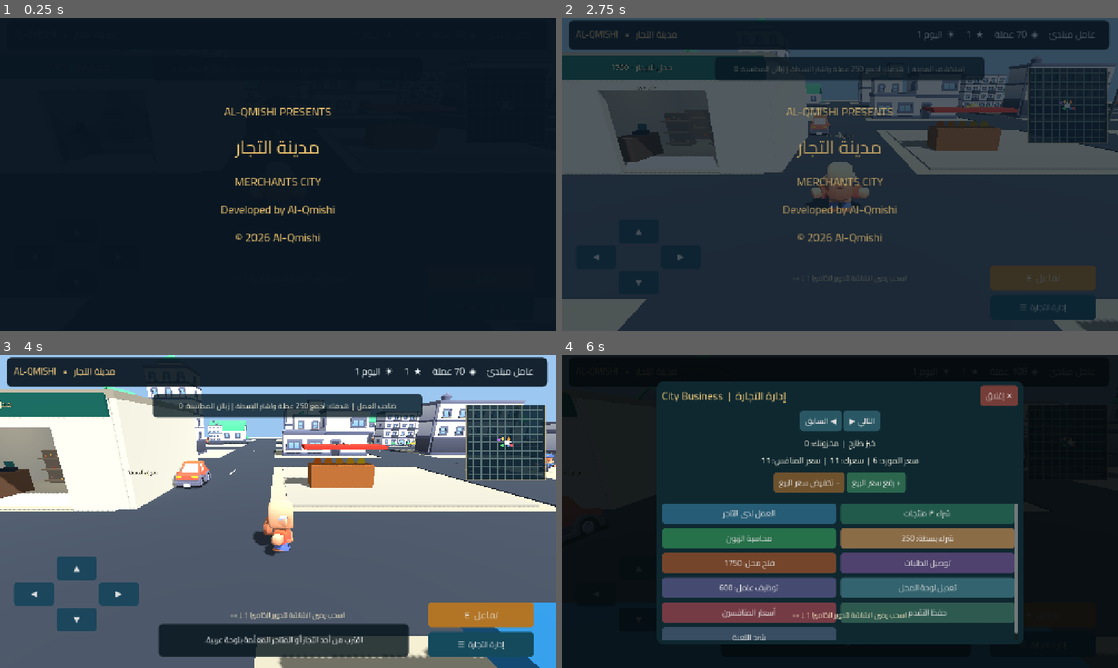
Above: before the commit, frames 1-4 (two rows, left to right).
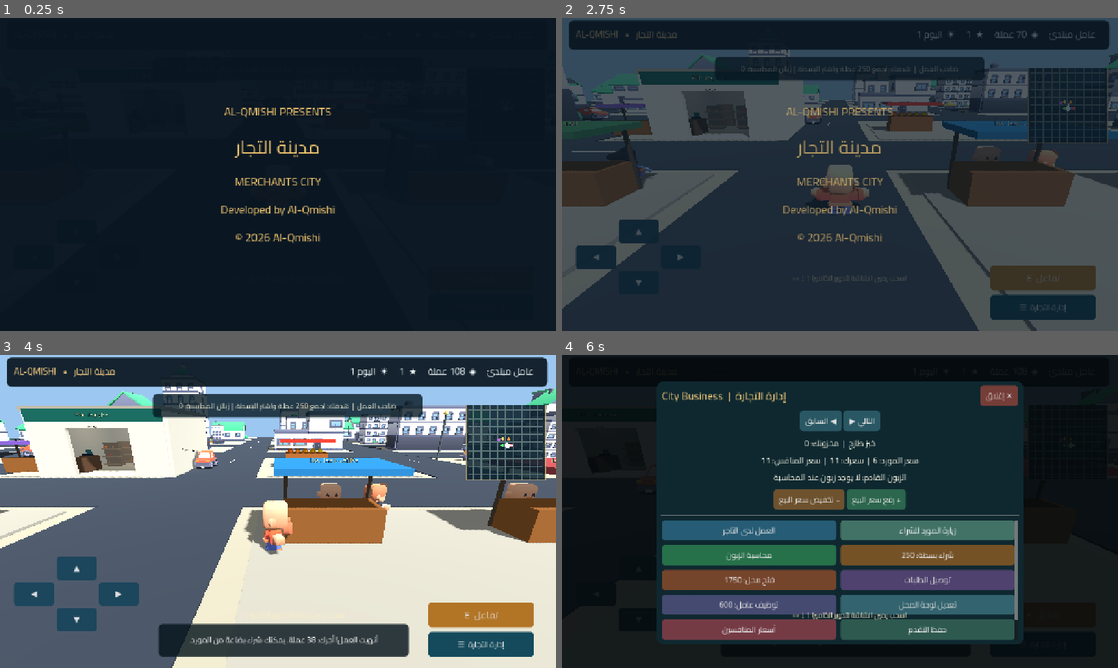
Above: after the commit, the same moments.

Repository: lllbx5ll-crypto/LLLLSLLLL
Game: Godot game, scene res://scenes/Main.tscn
The game is run twice, just before and just after one commit, with the same random seed, the same clock (stepped at 60 frames per second) and the same inputs.
Inputs (mouse positions are in pixels of both pictures, inside the frame that each line leads up to):
- Up to frame 1 (0.25 s): no input
- Up to frame 2 (2.75 s): click "▲" at 0.5 s; click "◀" at 1.25 s; click "▶" at 2 s
- Up to frame 3 (4 s): tap Enter at 2.75 s; move the mouse to (400, 495) at 2.77 s; hold D 2.78-3.5 s; tap E at 2.85 s; click (400, 495) at 2.92 s; drag from (166, 527) to (250, 574) at 3.52 s
- Up to frame 4 (6 s): move the mouse to (895, 442) at 4.27 s; hold D 4.28-5 s; tap Tab at 4.35 s; click (895, 442) at 4.42 s; tap E at 4.55 s; click (928, 514) at 5 s, where only the run before the commit has a clickable "شراء ٣ منتجات"; click (928, 530) at 5.75 s, where only the run after the commit has a clickable "زيارة المورد للشراء"

The runs differ from the first frame. In frame 2, 37% of the frame differs, in the area x 0-100%, y 10-100%; in frame 3, 49%, in the area x 0-100%, y 0-100%; in frame 4, 27%.

Commit message:
Add in-world wholesale merchant purchase dialogue with quantity selector; improve player spawn and orientation

Diff:
--- a/scripts/Avatar.gd
+++ b/scripts/Avatar.gd
@@ -51,6 +51,8 @@
 	detailed_visual = (scene as PackedScene).instantiate()
 	detailed_visual.name = "HumanCharacter3D"
 	add_child(detailed_visual)
+	# Face away from the chase camera when standing still.
+	detailed_visual.rotation.y = PI
 	preload("res://scripts/ModelFit.gd").person(detailed_visual, 1.76)
 	for part in get_children():
 		if part is MeshInstance3D:
--- a/scripts/Game.gd
+++ b/scripts/Game.gd
@@ -24,6 +24,10 @@
 var road_edit: LineEdit
 var help_overlay: ColorRect
 var trading_overlay: ColorRect
+var supplier_overlay: ColorRect
+var supplier_qty: SpinBox
+var supplier_info: Label
+var supplier_status: Label
 var selected_product: int = 0
 var direction_keys: Dictionary = {"up": false, "down": false, "left": false, "right": false}
 var notice_duration: float = 0.0
@@ -40,7 +44,7 @@
 	var traffic: Node3D = preload("res://scripts/Traffic.gd").new()
 	add_child(traffic)
 	avatar = preload("res://scripts/Avatar.gd").new()
-	avatar.position = Vector3(0, 0.3, 0)
+	avatar.position = Vector3(1.5, 0.3, 9.0)
 	add_child(avatar)
 	camera = Camera3D.new()
 	camera.name = "ThirdPersonCamera"
@@ -101,7 +105,7 @@
 	previous_walk_pos = avatar.position
 
 func _input(event: InputEvent) -> void:
-	if (trading_overlay != null and trading_overlay.visible) or (pop_overlay != null and pop_overlay.visible) or (help_overlay != null and help_overlay.visible):
+	if (trading_overlay != null and trading_overlay.visible) or (pop_overlay != null and pop_overlay.visible) or (help_overlay != null and help_overlay.visible) or (supplier_overlay != null and supplier_overlay.visible):
 		return
 	var screen: Vector2 = get_viewport().get_visible_rect().size
 	if event is InputEventScreenTouch:
@@ -140,6 +144,8 @@
 		elif event.keycode == KEY_ESCAPE:
 			if trading_overlay != null:
 				trading_overlay.visible = false
+			if supplier_overlay != null:
+				supplier_overlay.visible = false
 			if pop_overlay != null:
 				pop_overlay.visible = false
 			if help_overlay != null:
@@ -273,6 +279,7 @@
 	message_panel.add_child(notice_label)
 
 	_create_trade_popup()
+	_create_supplier_popup()
 	_create_sign_popup()
 	_create_help_popup()
 	var help_hint := Label.new()
@@ -357,7 +364,7 @@
 	action_grid.add_theme_constant_override("v_separation", 10)
 	action_scroll.add_child(action_grid)
 	_menu_action(action_grid, "العمل لدى التاجر", "work", Color(0.15, 0.36, 0.46))
-	_menu_action(action_grid, "شراء ٣ منتجات", "buy", Color(0.13, 0.35, 0.29))
+	_menu_action(action_grid, "زيارة المورد للشراء", "buy", Color(0.13, 0.35, 0.29))
 	_menu_action(action_grid, "محاسبة الزبون", "sell", Color(0.15, 0.44, 0.29))
 	_menu_action(action_grid, "شراء بسطة: 250", "stall", Color(0.46, 0.32, 0.15))
 	_menu_action(action_grid, "فتح محل: 1750", "shop", Color(0.46, 0.27, 0.17))
@@ -367,6 +374,67 @@
 	_menu_action(action_grid, "أسعار المنافسين", "rival", Color(0.46, 0.23, 0.27))
 	_menu_action(action_grid, "حفظ التقدم", "save", Color(0.18, 0.35, 0.31))
 	_menu_action(action_grid, "شرح اللعبة", "help", Color(0.22, 0.30, 0.38))
+
+func _create_supplier_popup() -> void:
+	supplier_overlay = ColorRect.new()
+	supplier_overlay.name = "SupplierShopUI"
+	supplier_overlay.color = Color(0.018, 0.035, 0.048, 0.88)
+	supplier_overlay.set_anchors_and_offsets_preset(Control.PRESET_FULL_RECT)
+	supplier_overlay.visible = false
+	supplier_overlay.mouse_filter = Control.MOUSE_FILTER_STOP
+	ui_root.add_child(supplier_overlay)
+	var center := CenterContainer.new()
+	center.set_anchors_and_offsets_preset(Control.PRESET_FULL_RECT)
+	supplier_overlay.add_child(center)
+	var card := _panel(Color(0.065, 0.15, 0.20, 0.98), 16)
+	card.custom_minimum_size = Vector2(610, 400)
+	center.add_child(card)
+	var vertical := VBoxContainer.new()
+	vertical.add_theme_constant_override("separation", 12)
+	card.add_child(vertical)
+	var title := Label.new()
+	title.text = "المورّد — شراء البضائع بالجملة"
+	title.horizontal_alignment = HORIZONTAL_ALIGNMENT_CENTER
+	title.add_theme_color_override("font_color", Color(0.98, 0.84, 0.56))
+	title.add_theme_font_size_override("font_size", 27)
+	vertical.add_child(title)
+	supplier_info = Label.new()
+	supplier_info.horizontal_alignment = HORIZONTAL_ALIGNMENT_CENTER
+	supplier_info.add_theme_font_size_override("font_size", 20)
+	vertical.add_child(supplier_info)
+	var selection := HBoxContainer.new()
+	selection.alignment = BoxContainer.ALIGNMENT_CENTER
+	vertical.add_child(selection)
+	var back := _button("◀ صنف سابق", Color(0.17, 0.34, 0.39))
+	back.pressed.connect(func() -> void: _choose_product(-1))
+	selection.add_child(back)
+	var forward := _button("الصنف التالي ▶", Color(0.17, 0.34, 0.39))
+	forward.pressed.connect(func() -> void: _choose_product(1))
+	selection.add_child(forward)
+	var qty_row := HBoxContainer.new()
+	qty_row.alignment = BoxContainer.ALIGNMENT_CENTER
+	vertical.add_child(qty_row)
+	var qty_text := Label.new()
+	qty_text.text = "عدد القطع:  "
+	qty_row.add_child(qty_text)
+	supplier_qty = SpinBox.new()
+	supplier_qty.min_value = 1
+	supplier_qty.max_value = 20
+	supplier_qty.value = 3
+	supplier_qty.step = 1
+	supplier_qty.custom_minimum_size = Vector2(115, 48)
+	supplier_qty.value_changed.connect(func(_v: float) -> void: _update_hud())
+	qty_row.add_child(supplier_qty)
+	var purchase := _button("تأكيد شراء البضاعة", Color(0.16, 0.44, 0.30))
+	purchase.pressed.connect(func() -> void: _action("purchase_confirm"))
+	vertical.add_child(purchase)
+	supplier_status = Label.new()
+	supplier_status.horizontal_alignment = HORIZONTAL_ALIGNMENT_CENTER
+	supplier_status.autowrap_mode = TextServer.AUTOWRAP_WORD_SMART
+	vertical.add_child(supplier_status)
+	var dismiss := _button("العودة إلى المدينة", Color(0.35, 0.27, 0.25))
+	dismiss.pressed.connect(func() -> void: supplier_overlay.visible = false)
+	vertical.add_child(dismiss)
 
 func _menu_action(parent: GridContainer, title: String, action: String, color: Color) -> void:
 	var button := _button(title, color)
@@ -540,10 +608,13 @@
 	var queue_details: String = " | زبائن المحاسبة: %d" % customer_system.waiting_count() if customer_system != null else ""
 	location_info.text = "%s  |  %s%s" % [str(loc_text), economy.objective(), queue_details]
 	var item: Dictionary = economy.product(selected_product)
-	product_info.text = "%s  |  مخزونك: %d\nسعر المورد: %d  |  سعرك: %d  |  سعر المنافس: %d" % [
+	product_info.text = "%s  |  مخزونك: %d\nسعر المورد: %d  |  سعرك: %d  |  سعر المنافس: %d\nالزبون القادم: %s" % [
 		str(item["name"]), economy.stock_for(selected_product), economy.buy_cost(selected_product),
-		economy.selling_price(selected_product), economy.competitor_price(selected_product)
+		economy.selling_price(selected_product), economy.competitor_price(selected_product),
+		customer_system.next_item_name() if customer_system != null else "لا يوجد"
 	]
+	if supplier_info != null and supplier_qty != null:
+		supplier_info.text = "%s   |   سعر القطعة: %d   |   الإجمالي: %d عملة" % [str(item["name"]), economy.buy_cost(selected_product), economy.buy_cost(selected_product) * int(supplier_qty.value)]
 
 func _can_use(at: String) -> bool:
 	return city.nearest_location(avatar.position, 8.5) == at
@@ -564,7 +635,21 @@
 		"work":
 			message = economy.work_shift() if _can_use("employer") else "اقترب من بسطة صاحب العمل الأزرق."
 		"buy":
-			message = economy.buy_stock(selected_product, 3) if _can_use("supplier") else "اذهب إلى المورد الأخضر في السوق."
+			if _can_use("supplier"):
+				if trading_overlay != null:
+					trading_overlay.visible = false
+				supplier_overlay.visible = true
+				supplier_status.text = "اختر المنتج والكمية ثم أكد الشراء."
+				_update_hud()
+				sound.effect("open")
+				return
+			message = "اقترب من تاجر الجملة الأخضر لفتح قائمة البضائع."
+		"purchase_confirm":
+			if not _can_use("supplier"):
+				message = "ابتعدت عن المورد. اقترب منه قبل الشراء."
+			else:
+				message = economy.buy_stock(selected_product, int(supplier_qty.value))
+			supplier_status.text = message
 		"sell":
 			message = customer_system.checkout() if (_can_use("stall") or _can_use("shop")) else "اقترب من الكاشير في محلك أو من بسطتك."
 		"stall":
